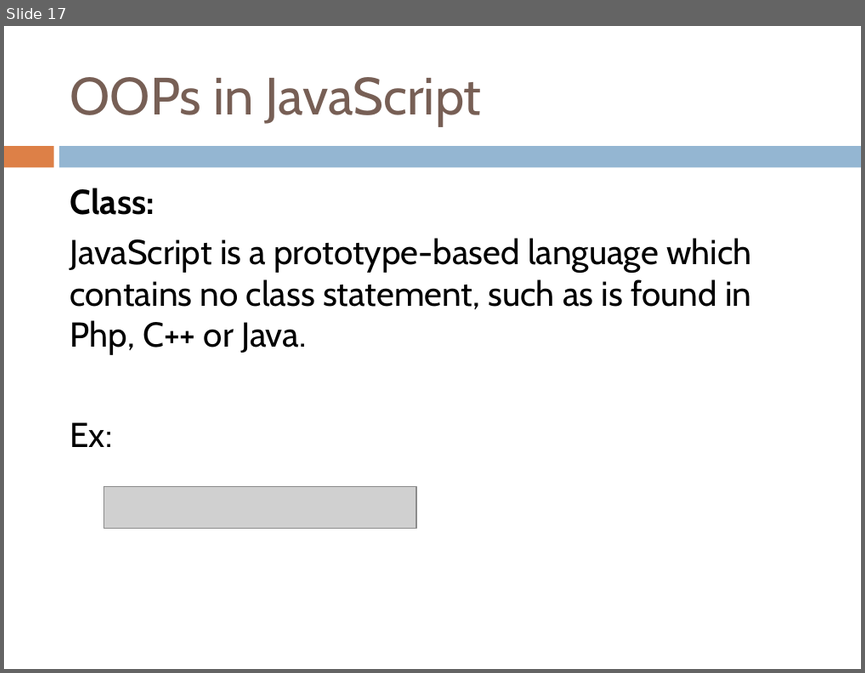
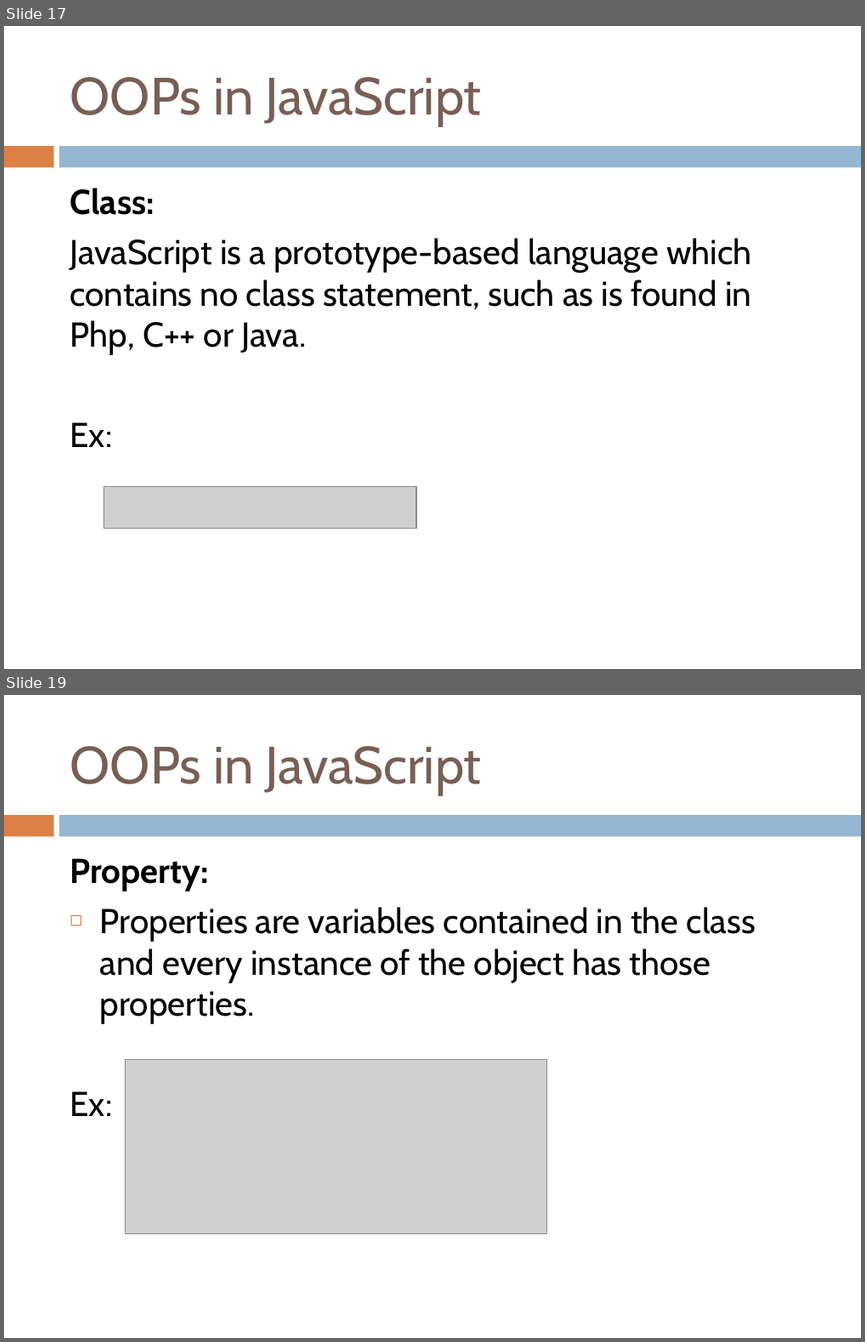
Before and after one commit to yedukondalurd/PPT, a slide deck: Advanced Javascript.pptx. Shown one above the other, each under a label of ours: slide 17 before the commit, slides 17 and 19 after it; the slides between them are not shown. The pictures are 865x673 and 865x1342 pixels, drawn with LibreOffice and Linux fonts; fonts in the diff are those of the drawing; grey boxes stand for pictures. Boxes give left, top, right and bottom in pixels: in the first picture for what was removed or moved away, otherwise in the second. Text is boxed around its words. In the diff, an @@ line names an element or a change of style, - is before the commit and + after.

```diff
--- a/Advanced Javascript.pptx
+++ b/Advanced Javascript.pptx
@@ slide 19 added at (x1=4, y1=695, x2=861, y2=1338), background #FFFFFF; not listed: 2 template elements that a slide beside it also shows @@
@@ title added at (x1=69, y1=746, x2=482, y2=795), 44 pt, text #775F55 @@
+OOPs in JavaScript
@@ text added at (x1=69, y1=858, x2=755, y2=1116), 29 pt, text #000000 @@
+Property:
+◻ Properties are variables contained in the class and every instance of the object has those properties.
+Ex:
@@ picture added at (x1=126, y1=1059, x2=547, y2=1233) @@
```
Also in this commit, not shown: 3 slides changed, 12 other slides added, 1 other file.
